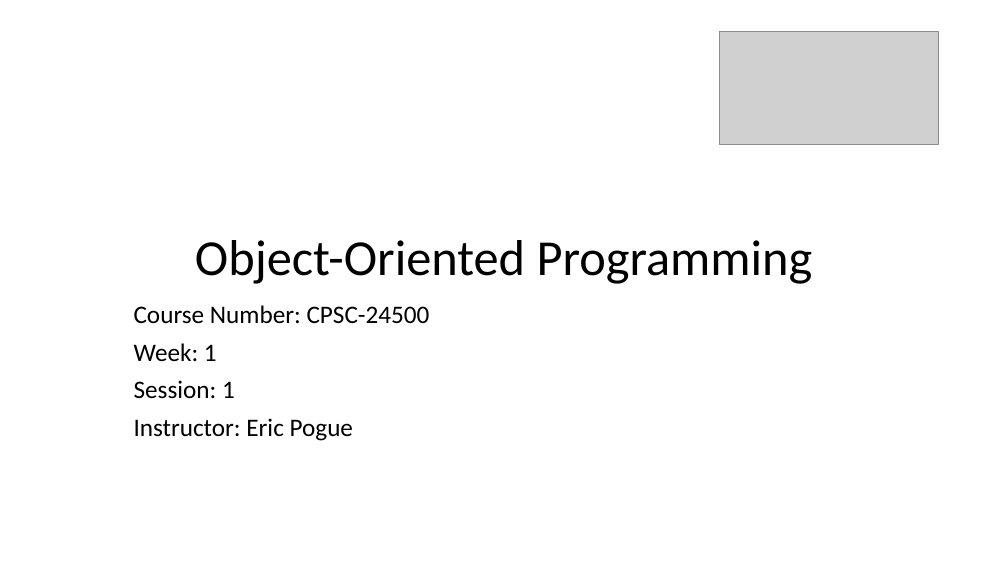
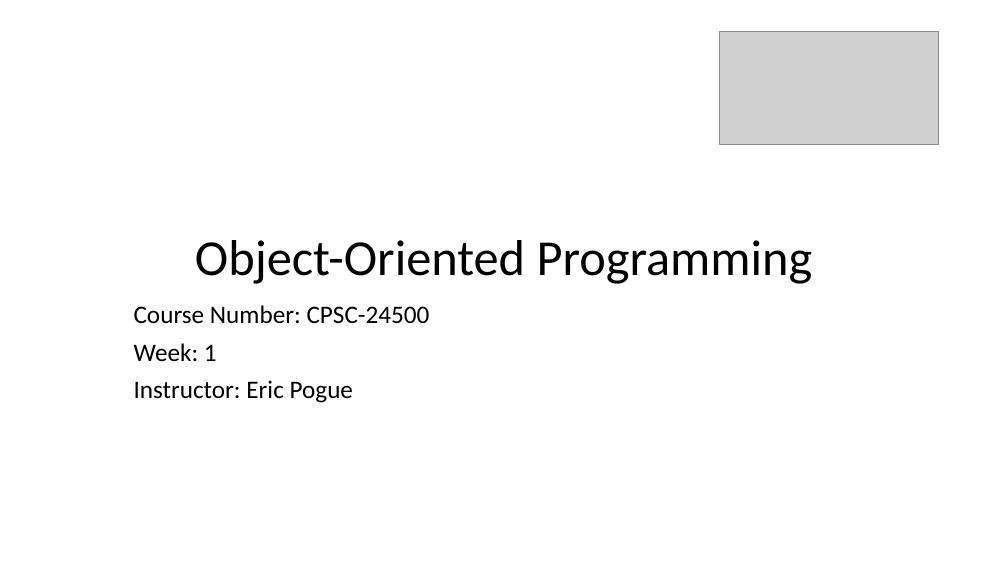
Before and after one commit to EricJPogue/www-epogue-info, a slide deck: slide 1 of CPSC-24500/Week01/2016SpringW01Slides.pptx. Drawn at 1008x567 pixels with LibreOffice and Linux fonts; fonts in the diff are those of the drawing; grey boxes stand for pictures. Boxes give left, top, right and bottom in pixels: in the first picture for what was removed or moved away, otherwise in the second. Text is boxed around its words. In the diff, an @@ line names an element or a change of style, - is before the commit and + after.

```diff
--- a/CPSC-24500/Week01/2016SpringW01Slides.pptx
+++ b/CPSC-24500/Week01/2016SpringW01Slides.pptx
@@ subtitle at (134, 380, 235, 399): paragraph removed @@
-Session: 1
```
Also in this commit, not shown: 2 other slides changed, 4 slides removed, 1 other file.
